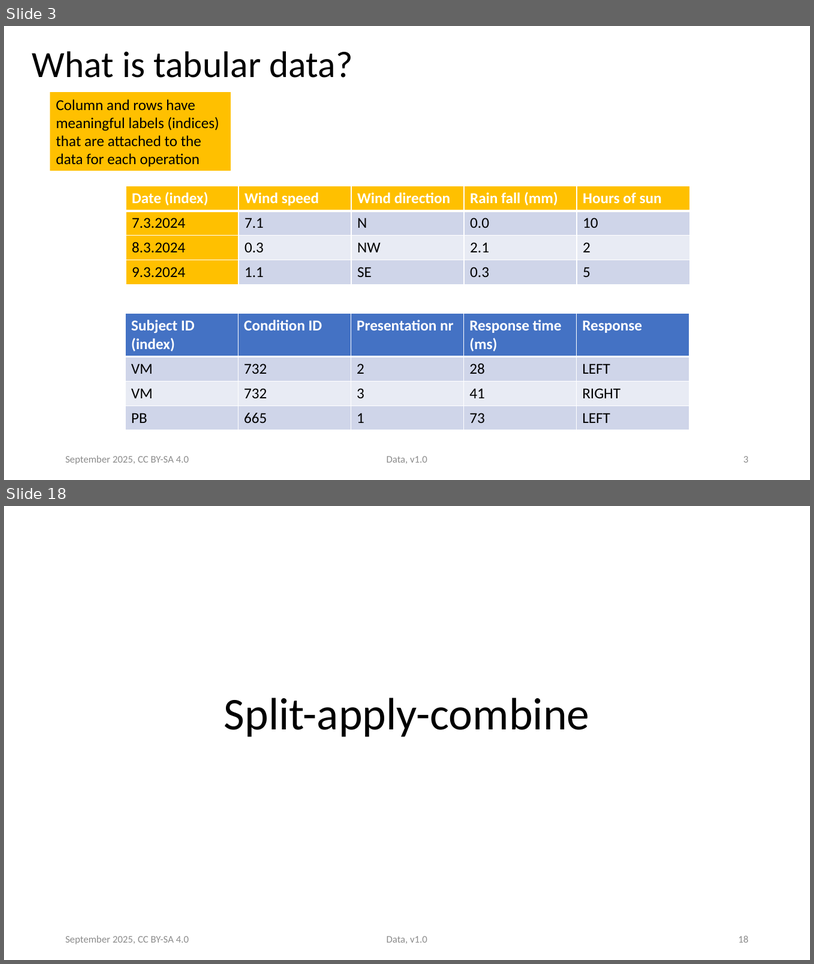
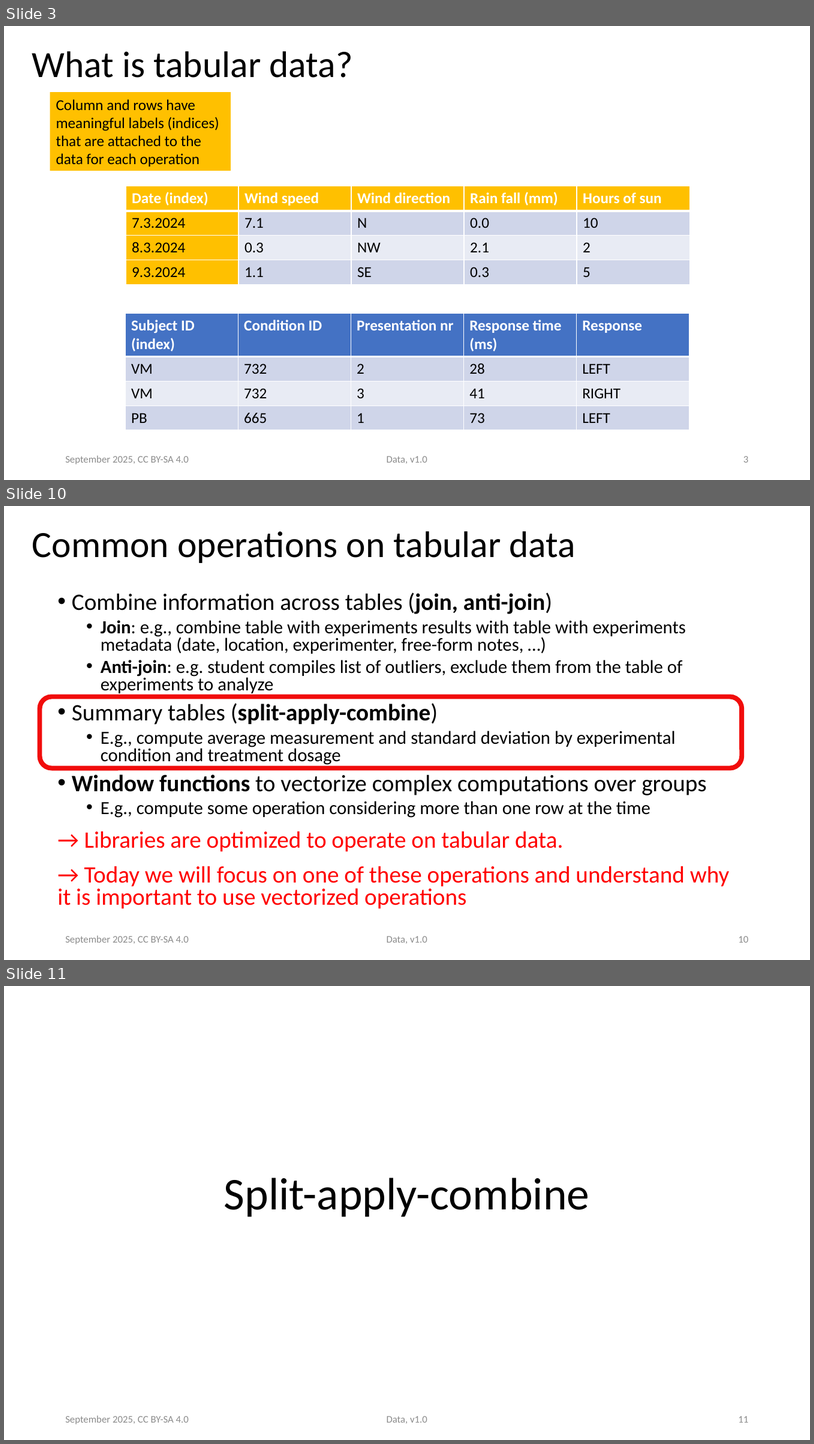
Before and after one commit to ASPP/data_class, a slide deck: tabular_data.pptx. Shown one above the other, each under a label of ours: slides 3 and 18 before the commit, slides 3, 10 and 11 after it; the slides between them are not shown. The pictures are 814x964 and 814x1444 pixels, drawn with LibreOffice and Linux fonts; fonts in the diff are those of the drawing. Boxes give left, top, right and bottom in pixels: in the first picture for what was removed or moved away, otherwise in the second. Text is boxed around its words. In the diff, an @@ line names an element or a change of style, - is before the commit and + after.

Commit message:
changes in the tabular_data pptx, restructuring and idea of new part

```diff
--- a/tabular_data.pptx
+++ b/tabular_data.pptx
@@ slide 10 added at [4,506,810,960], background #FFFFFF @@
@@ title added at [32,531,576,563], 44 pt, text #000000 @@
+Common operations on tabular data
@@ text added at [57,592,730,909], 22 pt, text #000000 @@
+• Combine information across tables (join, anti-join)
+  • Join: e.g., combine table with experiments results with table with experiments metadata (date, location, experimenter, free-form notes, …)
+  • Anti-join: e.g. student compiles list of outliers, exclude them from the table of experiments to analyze
+• Summary tables (split-apply-combine)
+  • E.g., compute average measurement and standard deviation by experimental condition and treatment dosage
+• Window functions to vectorize complex computations over groups
+  • E.g., compute some operation considering more than one row at the time
+→ Libraries are optimized to operate on tabular data.
+→ Today we will focus on one of these operations and understand why it is important to use vectorized operations
@@ rounded rectangle added at [39,697,742,768], outline #F10D0C 5.67 pt @@
@@ text added at [65,935,189,944], 12 pt, text #8B8B8B @@
+September 2025, CC BY-SA 4.0
@@ text added at [387,936,428,943], 12 pt, text #8B8B8B @@
+Data, v1.0
@@ page number added at [738,936,749,942], 12 pt, text #8B8B8B @@
+10
@@ what was slide 18 is now slide 11 @@
@@ page number at [738,1416,749,1422]: text changed @@
-18
+11
```
Also in this commit, not shown: 22 slides changed, 11 other slides added, 2 slides removed.
